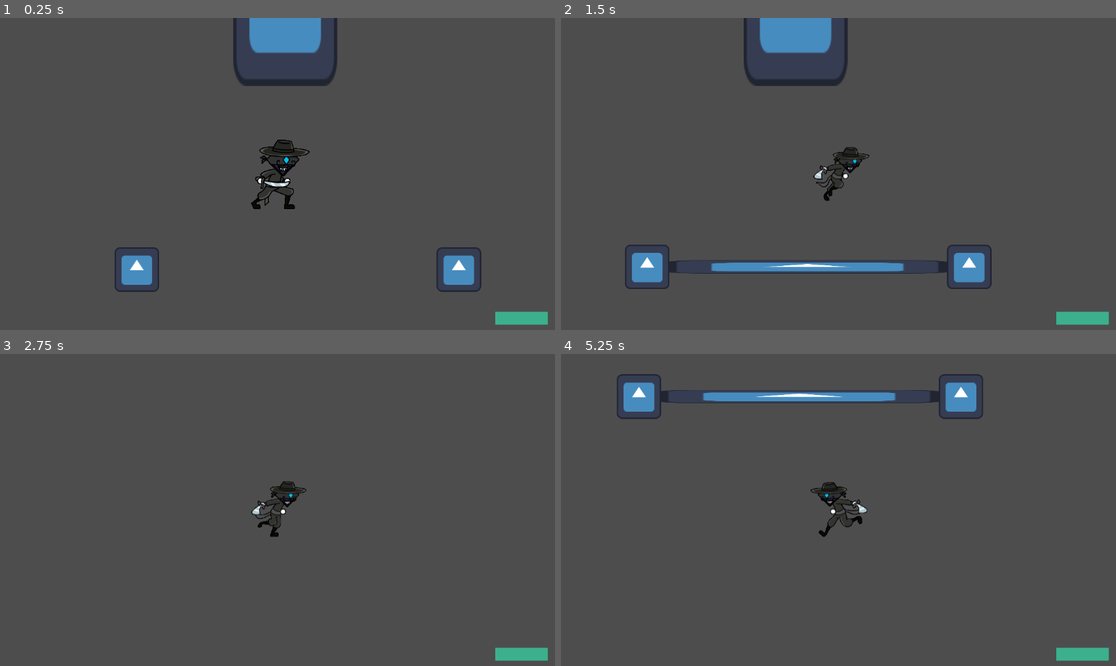
Above: before the commit, frames 1-4 (two rows, left to right).
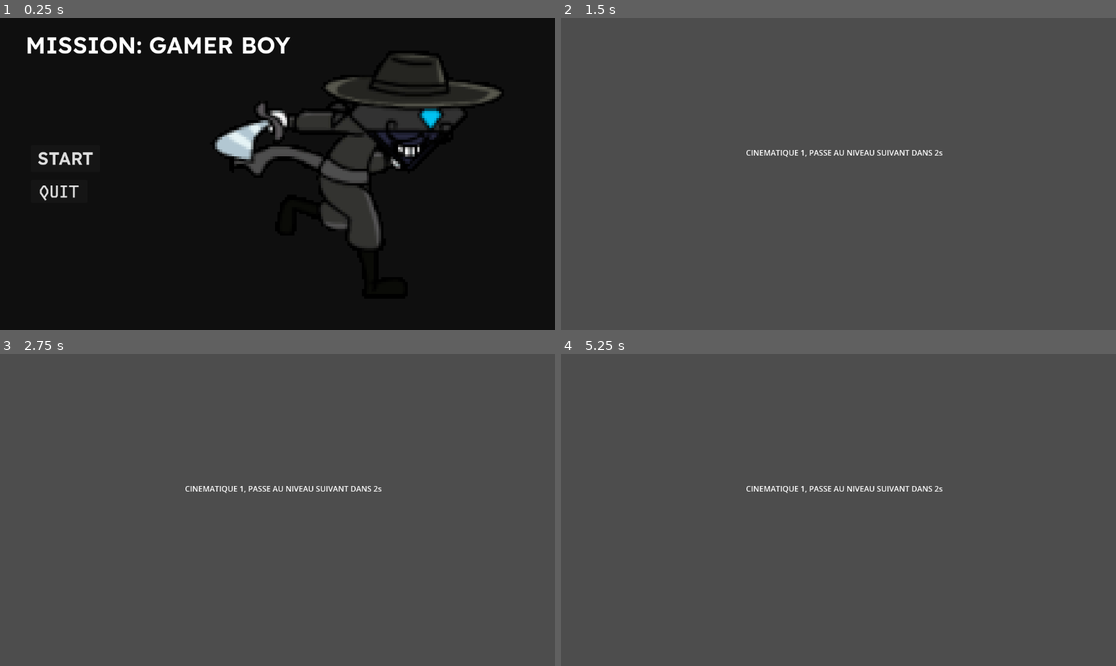
Above: after the commit, the same moments.

Repository: t0qen/gamejam-baudo
Game: Godot game, scene res://scenes/levels/start_menu.tscn
Two runs of this game, one before a commit and one after it. Both use one fixed random seed, a clock stepped at 60 frames per second and the inputs below. Before the commit the project starts from res://scenes/main_level.tscn. The engine's default icon, where the game draws it, is replaced by a stand-in: a white triangle on a blue panel in a dark square.
Inputs (mouse positions are in pixels of both pictures, inside the frame that each line leads up to):
- Up to frame 1 (0.25 s): no input
- Up to frame 2 (1.5 s): click (627, 158) at 0.5 s, where only the run after the commit has a clickable "START"; hold D (move_right) from 1.28 s (still down); tap E (attack) at 1.35 s
- Up to frame 3 (2.75 s): release D (move_right) at 2.03 s; hold S (move_down) from 2.03 s (still down); tap Space (dash) at 2.1 s
- Up to frame 4 (5.25 s): release S (move_down) at 2.78 s; hold D (move_right) 2.78-3.53 s; tap E (attack) at 2.85, 4.35 s; hold W (move_up) 3.53-4.28 s; tap Space (dash) at 3.6, 5.1 s; hold A (move_left) from 4.28 s (still down)

The runs differ from the first frame. In frame 1, 98% of the frame differs, in the area x 0-100%, y 0-100%; in frame 2, 6.2%; in frame 3, 1.3%; in frame 4, 4.0%.

Commit message:
Setup all levels

Diff:
--- a/project.godot
+++ b/project.godot
@@ -11,7 +11,7 @@
 [application]
 
 config/name="GameJam Baudo"
-run/main_scene="uid://djna2erauxmv3"
+run/main_scene="uid://dls31nm63dvlr"
 config/features=PackedStringArray("4.4", "GL Compatibility")
 config/icon="res://icon.svg"
 
--- a/scenes/dead_screen.tscn
+++ b/scenes/dead_screen.tscn
@@ -1,21 +1,26 @@
-[gd_scene format=3 uid="uid://ct8q4cef6kwp1"]
+[gd_scene load_steps=2 format=3 uid="uid://ct8q4cef6kwp1"]
+
+[ext_resource type="Script" uid="uid://dnabl30rrk204" path="res://scripts/dead_screen.gd" id="1_b3wyb"]
 
 [node name="dead_screen" type="Node2D"]
+script = ExtResource("1_b3wyb")
 
 [node name="Camera2D" type="Camera2D" parent="."]
 position = Vector2(173, 76)
 
-[node name="Control" type="Control" parent="."]
-layout_mode = 3
-anchors_preset = 0
-offset_right = 40.0
-offset_bottom = 40.0
+[node name="Button" type="Button" parent="."]
+offset_left = -10.0
+offset_top = -61.0
+offset_right = 50.0
+offset_bottom = -19.0
+text = "RESTART"
 
-[node name="Label" type="Label" parent="Control"]
-layout_mode = 0
-offset_left = -46.0
-offset_top = -145.0
-offset_right = 167.0
-offset_bottom = -96.0
+[node name="Label" type="Label" parent="."]
+offset_left = -38.0
+offset_top = -139.0
+offset_right = 175.0
+offset_bottom = -90.0
 text = "YOU ARE DEAD BRO, SORRY
 RESTART GAME"
+
+[connection signal="pressed" from="Button" to="." method="_on_button_pressed"]
--- /dev/null
+++ b/scenes/levels/boss_fight.tscn
@@ -0,0 +1,21 @@
+[gd_scene load_steps=2 format=3 uid="uid://s63seyesglme"]
+
+[ext_resource type="Script" uid="uid://byfhwi3tyt2bs" path="res://scripts/levels/boss_fight.gd" id="1_u4lat"]
+
+[node name="boss_fight" type="Node2D"]
+script = ExtResource("1_u4lat")
+
+[node name="Label" type="Label" parent="."]
+offset_right = 40.0
+offset_bottom = 23.0
+text = "BOSS FIGHT
+"
+
+[node name="Camera2D" type="Camera2D" parent="."]
+position = Vector2(88, 104)
+
+[node name="Timer" type="Timer" parent="."]
+wait_time = 5.0
+one_shot = true
+
+[connection signal="timeout" from="Timer" to="." method="_on_timer_timeout"]
--- /dev/null
+++ b/scenes/levels/cinematic_1.tscn
@@ -0,0 +1,20 @@
+[gd_scene load_steps=2 format=3 uid="uid://ccv7b5rwcb0x5"]
+
+[ext_resource type="Script" uid="uid://ciuf4dcgs8ba6" path="res://scripts/levels/cinematic_1.gd" id="1_j6636"]
+
+[node name="cinematic1" type="Node2D"]
+script = ExtResource("1_j6636")
+
+[node name="Label" type="Label" parent="."]
+offset_right = 40.0
+offset_bottom = 23.0
+text = "CINEMATIQUE 1, PASSE AU NIVEAU SUIVANT DANS 2s"
+
+[node name="Camera2D" type="Camera2D" parent="."]
+position = Vector2(192, 56)
+
+[node name="switch" type="Timer" parent="."]
+wait_time = 5.0
+one_shot = true
+
+[connection signal="timeout" from="switch" to="." method="_on_switch_timeout"]
--- /dev/null
+++ b/scenes/levels/cinematic_2.tscn
@@ -0,0 +1,20 @@
+[gd_scene load_steps=2 format=3 uid="uid://qvsp3ansxead"]
+
+[ext_resource type="Script" uid="uid://dqxq1ydykq5cm" path="res://scripts/levels/cinematic_2.gd" id="1_oadw2"]
+
+[node name="cinematic_2" type="Node2D"]
+script = ExtResource("1_oadw2")
+
+[node name="Label" type="Label" parent="."]
+offset_right = 40.0
+offset_bottom = 23.0
+text = "CINEMATIQUE 2"
+
+[node name="Camera2D" type="Camera2D" parent="."]
+position = Vector2(192, 56)
+
+[node name="switch" type="Timer" parent="."]
+wait_time = 5.0
+one_shot = true
+
+[connection signal="timeout" from="switch" to="." method="_on_switch_timeout"]
--- /dev/null
+++ b/scenes/levels/credits.tscn
@@ -0,0 +1,29 @@
+[gd_scene load_steps=2 format=3 uid="uid://cw74otuouhnsl"]
+
+[ext_resource type="Script" uid="uid://bam6l1aj3b1fk" path="res://scripts/levels/credits.gd" id="1_kxfi0"]
+
+[node name="credits" type="Node2D"]
+script = ExtResource("1_kxfi0")
+
+[node name="Label" type="Label" parent="."]
+offset_right = 40.0
+offset_bottom = 23.0
+text = "-- DEV, GAME DESIGNER, LEVEL DESIGNER --
+Al's
+t0qen (AYMERIC)
+
+-- GRAPHISTE --
+OBCD
+
+-- MUSIQUE --
+DarkPhoenix
+"
+
+[node name="Camera2D" type="Camera2D" parent="."]
+position = Vector2(192, 56)
+
+[node name="switch" type="Timer" parent="."]
+wait_time = 5.0
+one_shot = true
+
+[connection signal="timeout" from="switch" to="." method="_on_switch_timeout"]
--- /dev/null
+++ b/scenes/levels/level_1.tscn
@@ -0,0 +1,20 @@
+[gd_scene load_steps=2 format=3 uid="uid://xondpfojs2pb"]
+
+[ext_resource type="Script" uid="uid://gl58igbti3aw" path="res://scripts/levels/level_1.gd" id="1_ksju7"]
+
+[node name="level1" type="Node2D"]
+script = ExtResource("1_ksju7")
+
+[node name="Label" type="Label" parent="."]
+offset_right = 40.0
+offset_bottom = 23.0
+text = "NIVEAU 1"
+
+[node name="Camera2D" type="Camera2D" parent="."]
+position = Vector2(64, 72)
+
+[node name="switch" type="Timer" parent="."]
+wait_time = 5.0
+one_shot = true
+
+[connection signal="timeout" from="switch" to="." method="_on_switch_timeout"]
--- /dev/null
+++ b/scenes/levels/level_2_ascenceur.tscn
@@ -0,0 +1,20 @@
+[gd_scene load_steps=2 format=3 uid="uid://dlsef5aa8p028"]
+
+[ext_resource type="Script" uid="uid://dkmj4v0ta8x0j" path="res://scripts/levels/level_2_ascenceur.gd" id="1_rvqcx"]
+
+[node name="level2_ascenceur" type="Node2D"]
+script = ExtResource("1_rvqcx")
+
+[node name="Timer" type="Timer" parent="."]
+wait_time = 5.0
+one_shot = true
+
+[node name="Label" type="Label" parent="."]
+offset_right = 40.0
+offset_bottom = 23.0
+text = "LEVEL 2 ASCENCEUR"
+
+[node name="Camera2D" type="Camera2D" parent="."]
+position = Vector2(176, 16)
+
+[connection signal="timeout" from="Timer" to="." method="_on_timer_timeout"]
--- /dev/null
+++ b/scenes/levels/level_3_ventilations.tscn
@@ -0,0 +1,20 @@
+[gd_scene load_steps=2 format=3 uid="uid://b8qjq1mg3ndf3"]
+
+[ext_resource type="Script" uid="uid://qsflcba41w7a" path="res://scripts/levels/level_3_ventilations.gd" id="1_ktcwb"]
+
+[node name="level3_ventilations" type="Node2D"]
+script = ExtResource("1_ktcwb")
+
+[node name="Label" type="Label" parent="."]
+offset_right = 40.0
+offset_bottom = 23.0
+text = "LEVEL 3 VENTILATIONS"
+
+[node name="Camera2D" type="Camera2D" parent="."]
+position = Vector2(88, 104)
+
+[node name="Timer" type="Timer" parent="."]
+wait_time = 5.0
+one_shot = true
+
+[connection signal="timeout" from="Timer" to="." method="_on_timer_timeout"]
--- /dev/null
+++ b/scenes/levels/level_4_salle_info.tscn
@@ -0,0 +1,21 @@
+[gd_scene load_steps=2 format=3 uid="uid://dwvb4cbrl0ts"]
+
+[ext_resource type="Script" uid="uid://c1fk8mim4focm" path="res://scripts/levels/level_4_salle_info.gd" id="1_reroy"]
+
+[node name="level4_salle_info" type="Node2D"]
+script = ExtResource("1_reroy")
+
+[node name="Label" type="Label" parent="."]
+offset_right = 40.0
+offset_bottom = 23.0
+text = "LEVEL 4 SALLE INFORMATIQUE
+"
+
+[node name="Camera2D" type="Camera2D" parent="."]
+position = Vector2(88, 104)
+
+[node name="Timer" type="Timer" parent="."]
+wait_time = 5.0
+one_shot = true
+
+[connection signal="timeout" from="Timer" to="." method="_on_timer_timeout"]
--- /dev/null
+++ b/scenes/levels/level_5.tscn
@@ -0,0 +1,20 @@
+[gd_scene load_steps=2 format=3 uid="uid://ljll86j571ey"]
+
+[ext_resource type="Script" uid="uid://b2kgeh1dfa0pk" path="res://scripts/levels/level_5.gd" id="1_r1vs7"]
+
+[node name="level_5" type="Node2D"]
+script = ExtResource("1_r1vs7")
+
+[node name="Label" type="Label" parent="."]
+offset_right = 40.0
+offset_bottom = 23.0
+text = "LEVEL 5"
+
+[node name="Camera2D" type="Camera2D" parent="."]
+position = Vector2(88, 104)
+
+[node name="Timer" type="Timer" parent="."]
+wait_time = 5.0
+one_shot = true
+
+[connection signal="timeout" from="Timer" to="." method="_on_timer_timeout"]
--- /dev/null
+++ b/scenes/levels/start_menu.tscn
@@ -0,0 +1,81 @@
+[gd_scene load_steps=8 format=3 uid="uid://dls31nm63dvlr"]
+
+[ext_resource type="FontFile" uid="uid://bcb0j2k510lh2" path="res://assets/fonts/Lexend-SemiBold.ttf" id="1_bobbp"]
+[ext_resource type="Script" uid="uid://bck0gqja62o64" path="res://scripts/levels/start_menu.gd" id="1_cfn5g"]
+[ext_resource type="FontFile" uid="uid://bff5f1wvnem3p" path="res://assets/fonts/MonaspaceKrypton-Medium.otf" id="2_01ge7"]
+[ext_resource type="Texture2D" uid="uid://cc5qgpi6ufrji" path="res://assets/sprites/zbaudo/run/frame_09_delay-0.03s.png" id="3_01ge7"]
+[ext_resource type="FontFile" uid="uid://cos5xlj5d4gvg" path="res://assets/fonts/MonaspaceNeon-Medium.otf" id="5_xhmce"]
+
+[sub_resource type="LabelSettings" id="LabelSettings_gg7vo"]
+font = ExtResource("1_bobbp")
+font_size = 48
+
+[sub_resource type="LabelSettings" id="LabelSettings_7hutc"]
+font = ExtResource("5_xhmce")
+
+[node name="start_menu" type="Control"]
+layout_mode = 3
+anchors_preset = 15
+anchor_right = 1.0
+anchor_bottom = 1.0
+grow_horizontal = 2
+grow_vertical = 2
+script = ExtResource("1_cfn5g")
+
+[node name="ColorRect" type="ColorRect" parent="."]
+layout_mode = 1
+anchors_preset = 15
+anchor_right = 1.0
+anchor_bottom = 1.0
+grow_horizontal = 2
+grow_vertical = 2
+color = Color(0.0605303, 0.0605303, 0.0605303, 1)
+
+[node name="Label" type="Label" parent="."]
+layout_mode = 0
+offset_left = 53.0
+offset_top = 26.0
+offset_right = 602.0
+offset_bottom = 86.0
+text = "MISSION: GAMER BOY"
+label_settings = SubResource("LabelSettings_gg7vo")
+
+[node name="start" type="Button" parent="."]
+layout_mode = 0
+offset_left = 64.0
+offset_top = 264.0
+offset_right = 208.0
+offset_bottom = 320.0
+theme_override_fonts/font = ExtResource("1_bobbp")
+theme_override_font_sizes/font_size = 36
+text = "START"
+
+[node name="quit" type="Button" parent="."]
+layout_mode = 0
+offset_left = 64.0
+offset_top = 336.0
+offset_right = 182.0
+offset_bottom = 384.0
+theme_override_fonts/font = ExtResource("2_01ge7")
+theme_override_font_sizes/font_size = 34
+text = "QUIT"
+
+[node name="Frame09Delay-0_03s" type="Sprite2D" parent="."]
+texture_filter = 1
+position = Vector2(736, 280)
+scale = Vector2(5, 5)
+texture = ExtResource("3_01ge7")
+
+[node name="quit_label" type="Label" parent="."]
+visible = false
+layout_mode = 0
+offset_left = 24.0
+offset_top = 400.0
+offset_right = 265.0
+offset_bottom = 449.0
+text = "TU VEUX VRAIMENT QUITTER ??
+FAIS ALT+F4 AU PIRE"
+label_settings = SubResource("LabelSettings_7hutc")
+
+[connection signal="pressed" from="start" to="." method="_on_start_pressed"]
+[connection signal="pressed" from="quit" to="." method="_on_quit_pressed"]
--- /dev/null
+++ b/scripts/dead_screen.gd
@@ -0,0 +1,5 @@
+extends Node2D
+
+
+func _on_button_pressed() -> void:
+	get_tree().change_scene_to_file("res://scenes/levels/level_1.tscn")
--- /dev/null
+++ b/scripts/levels/boss_fight.gd
@@ -0,0 +1,7 @@
+extends Node2D
+
+func _ready() -> void:
+	$Timer.start()
+
+func _on_timer_timeout() -> void:
+	get_tree().change_scene_to_file("res://scenes/levels/cinematic_2.tscn")
--- /dev/null
+++ b/scripts/levels/cinematic_1.gd
@@ -0,0 +1,8 @@
+extends Node2D
+@onready var switch: Timer = $switch
+
+func _ready() -> void:
+	switch.start()
+
+func _on_switch_timeout() -> void:
+	get_tree().change_scene_to_file("res://scenes/levels/level_1.tscn")
--- /dev/null
+++ b/scripts/levels/cinematic_2.gd
@@ -0,0 +1,9 @@
+extends Node2D
+
+func _ready() -> void:
+	$switch.start()
+
+
+
+func _on_switch_timeout() -> void:
+	get_tree().change_scene_to_file("res://scenes/levels/credits.tscn")
--- /dev/null
+++ b/scripts/levels/credits.gd
@@ -0,0 +1,9 @@
+extends Node2D
+
+func _ready() -> void:
+	$switch.start()
+
+
+
+func _on_switch_timeout() -> void:
+	get_tree().change_scene_to_file("res://scenes/levels/start_menu.tscn")
--- /dev/null
+++ b/scripts/levels/level_1.gd
@@ -0,0 +1,7 @@
+extends Node2D
+
+func _ready() -> void:
+	$switch.start()
+
+func _on_switch_timeout() -> void:
+	get_tree().change_scene_to_file("res://scenes/levels/level_2_ascenceur.tscn")
--- /dev/null
+++ b/scripts/levels/level_2_ascenceur.gd
@@ -0,0 +1,9 @@
+extends Node2D
+
+func _ready() -> void:
+	$Timer.start()
+
+
+
+func _on_timer_timeout() -> void:
+	get_tree().change_scene_to_file("res://scenes/levels/level_3_ventilations.tscn")
--- /dev/null
+++ b/scripts/levels/level_3_ventilations.gd
@@ -0,0 +1,7 @@
+extends Node2D
+
+func _ready() -> void:
+	$Timer.start()
+
+func _on_timer_timeout() -> void:
+	get_tree().change_scene_to_file("res://scenes/levels/level_4_salle_info.tscn")
--- /dev/null
+++ b/scripts/levels/level_4_salle_info.gd
@@ -0,0 +1,7 @@
+extends Node2D
+
+func _ready() -> void:
+	$Timer.start()
+
+func _on_timer_timeout() -> void:
+	get_tree().change_scene_to_file("res://scenes/pcmain.tscn")
--- /dev/null
+++ b/scripts/levels/level_5.gd
@@ -0,0 +1,8 @@
+extends Node2D
+
+func _ready() -> void:
+	$Timer.start()
+
+
+func _on_timer_timeout() -> void:
+	get_tree().change_scene_to_file("res://scenes/levels/boss_fight.tscn")
--- /dev/null
+++ b/scripts/levels/start_menu.gd
@@ -0,0 +1,11 @@
+extends Control
+
+@onready var quit_label: Label = $quit_label
+
+func _on_quit_pressed() -> void:
+	quit_label.show()
+	await get_tree().create_timer(2)
+	quit_label.hide()
+
+func _on_start_pressed() -> void:
+	get_tree().change_scene_to_file("res://scenes/levels/cinematic_1.tscn")
--- a/scripts/pcmain.gd
+++ b/scripts/pcmain.gd
@@ -23,6 +23,8 @@
 func _on_animated_sprite_2d_animation_finished() -> void:
 	$PopUp/Label.text = "8780 Rue du Soir"
 	$AllonsAttraperMarGamerBoy.play()
+	await get_tree().create_timer(3).timeout
+	get_tree().change_scene_to_file("res://scenes/levels/level_5.tscn")
 
 
 
Binary file added: assets/fonts/Lexend-SemiBold.ttf
Not shown, added: assets/fonts/Lexend-SemiBold.ttf.import
Binary file added: assets/fonts/MonaspaceArgon-Medium.otf
Not shown, added: assets/fonts/MonaspaceArgon-Medium.otf.import
Binary file added: assets/fonts/MonaspaceKrypton-Medium.otf
Not shown, added: assets/fonts/MonaspaceKrypton-Medium.otf.import
Binary file added: assets/fonts/MonaspaceNeon-Medium.otf
Not shown, added: assets/fonts/MonaspaceNeon-Medium.otf.import
Binary file added: assets/fonts/MonaspaceRadon-Medium.otf
Not shown, added: assets/fonts/MonaspaceRadon-Medium.otf.import
Binary file added: assets/fonts/MonaspaceXenon-Medium.otf
Not shown, added: assets/fonts/MonaspaceXenon-Medium.otf.import
(and 13 more such lines)
